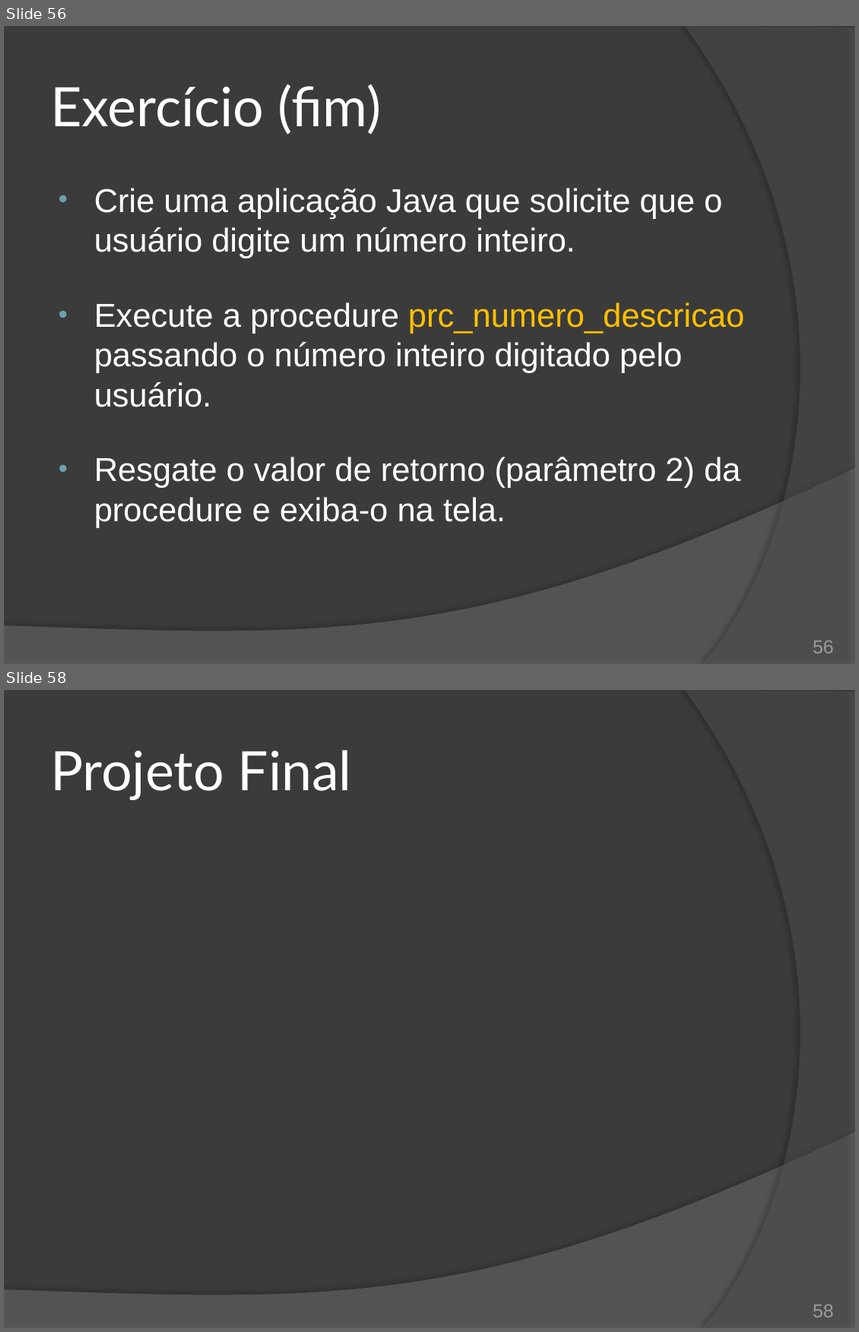
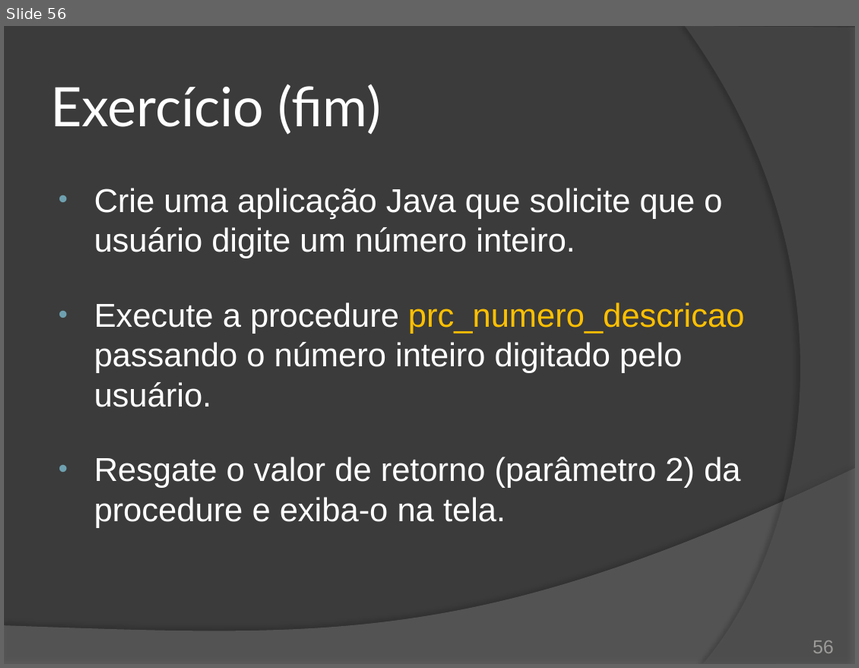
Before and after one commit to duchesqui/slzvieira-training, a slide deck: 2-Java-Programmer-Modulo-II/19.Capitulo11.pptx. Shown one above the other, each under a label of ours: slides 56 and 58 before the commit, slide 56 after it; the slides between them are not shown. The pictures are 859x1332 and 859x668 pixels, drawn with LibreOffice and Linux fonts; fonts in the diff are those of the drawing. Boxes give left, top, right and bottom in pixels: in the first picture for what was removed or moved away, otherwise in the second. Text is boxed around its words. In the diff, an @@ line names an element or a change of style, - is before the commit and + after.

Commit message:
Separação de uma nova apresentação para o projeto final. Inclusão da aplicação do projeto final.

```diff
--- a/2-Java-Programmer-Modulo-II/19.Capitulo11.pptx
+++ b/2-Java-Programmer-Modulo-II/19.Capitulo11.pptx
@@ slide 58 removed at [4,690,855,1328], background #3B3B3B; not listed: 2 template elements that a slide beside it also shows @@
@@ title removed at [51,750,352,800] @@
-Projeto Final
@@ page number removed at [813,1305,834,1318] @@
-58
```
Also in this commit, not shown: 1 slide changed, 1 other slide removed, 22 other files.
